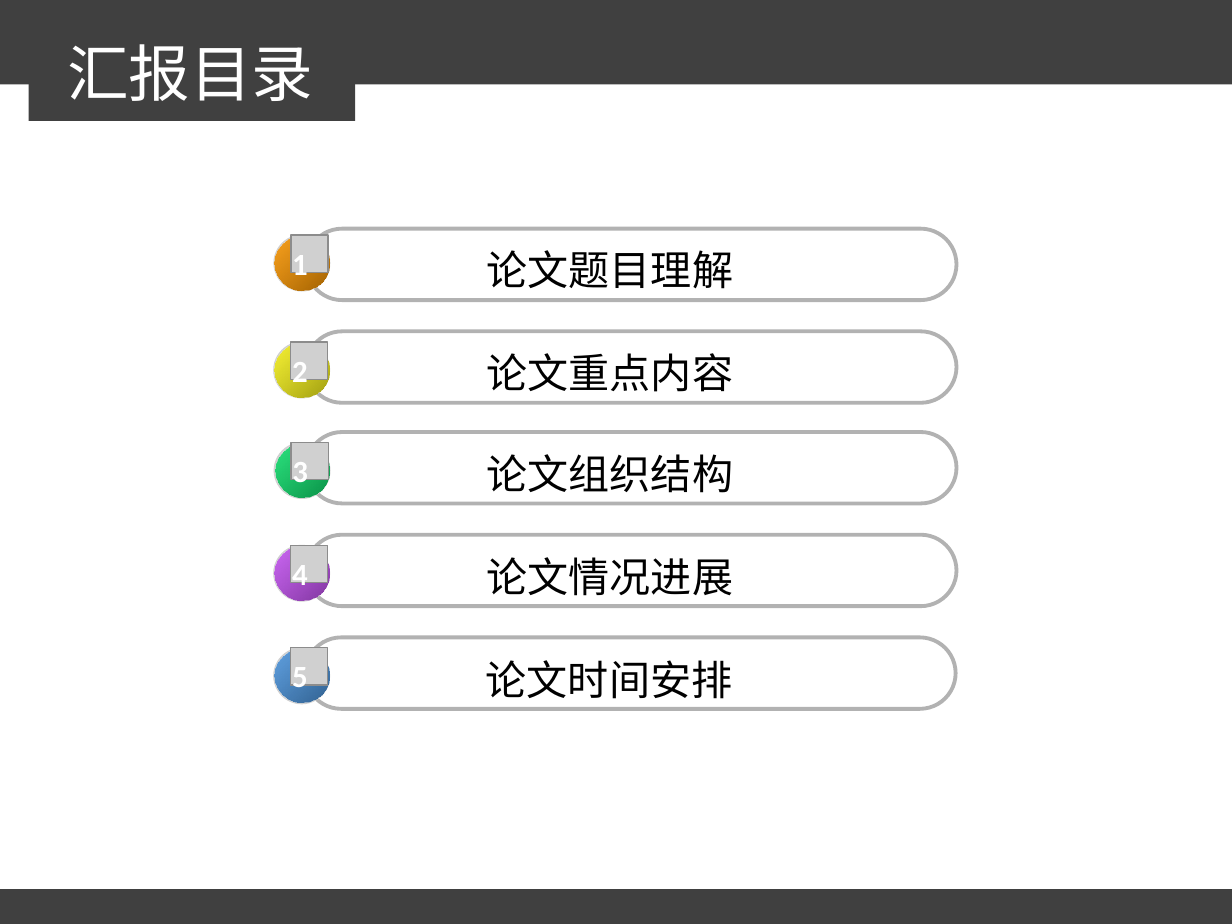
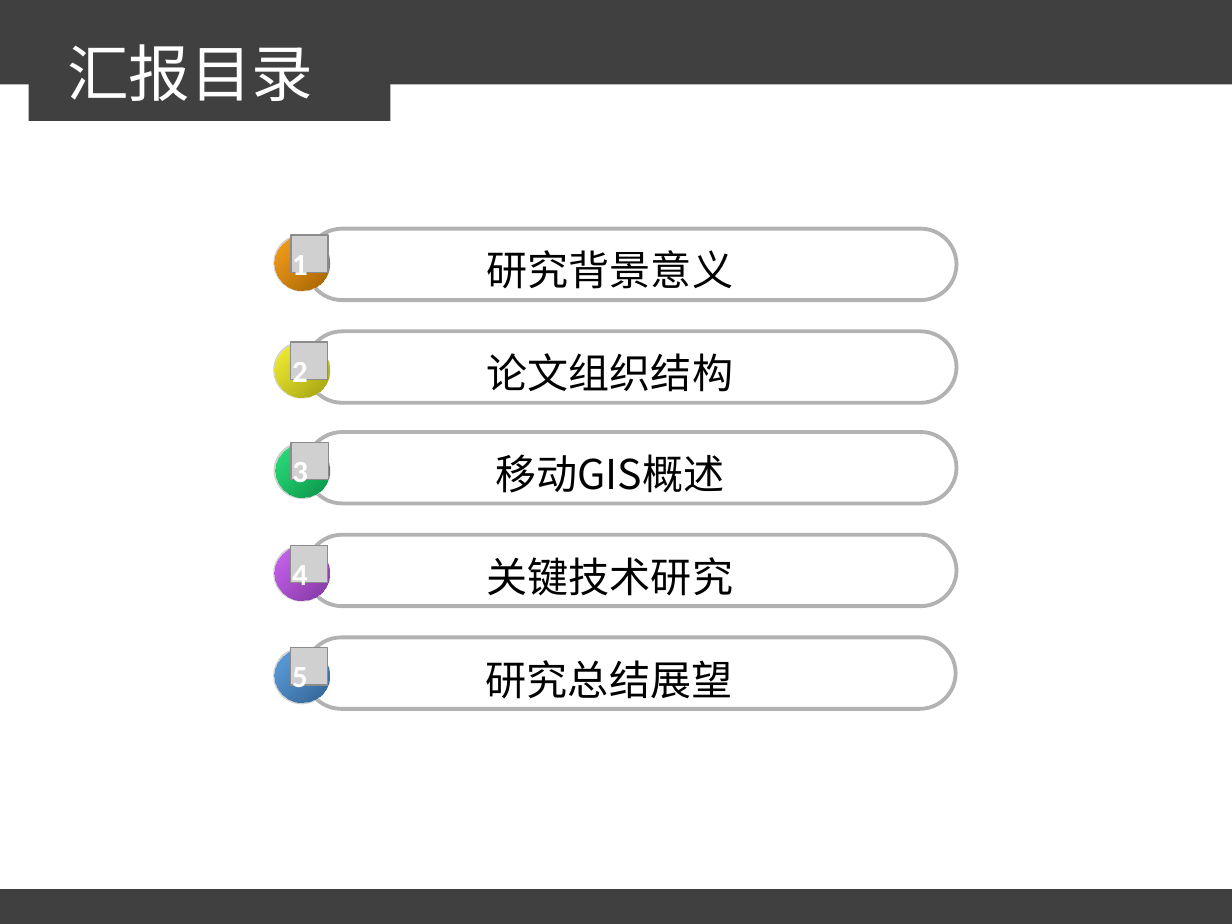
Before and after one commit to sunxianlei/MyThesis, a slide deck: slide 2 of 汇报答辩/论文答辩.ppt. Drawn at 1232x924 pixels with LibreOffice and Linux fonts; fonts in the diff are those of the drawing; grey boxes stand for pictures; background and template pictures are left out. Boxes give left, top, right and bottom in pixels: in the first picture for what was removed or moved away, otherwise in the second. Text is boxed around its words. In the diff, an @@ line names an element or a change of style, - is before the commit and + after.

Commit message:
添加ppt部分内容
添加ppt部分内容，三个关键技术点只写了一个，还有部分信息留空

```diff
--- a/汇报答辩/论文答辩.ppt
+++ b/汇报答辩/论文答辩.ppt
@@ rectangle: place and size @@
-rectangle at <box>28,37,355,122</box>
+rectangle at <box>28,37,391,122</box>
@@ text at <box>487,250,733,289</box>: text changed @@
-论文题目理解
+研究背景意义
@@ text at <box>487,353,733,392</box>: text changed @@
-论文重点内容
+论文组织结构
@@ text at <box>495,454,724,493</box>: text changed @@
-论文组织结构
+移动GIS概述
@@ text at <box>487,557,733,596</box>: text changed @@
-论文情况进展
+关键技术研究
@@ text at <box>486,660,732,699</box>: text changed @@
-论文时间安排
+研究总结展望
```
Also in this commit, not shown: 2 other slides changed, 26 slides added, 1 slide removed.
